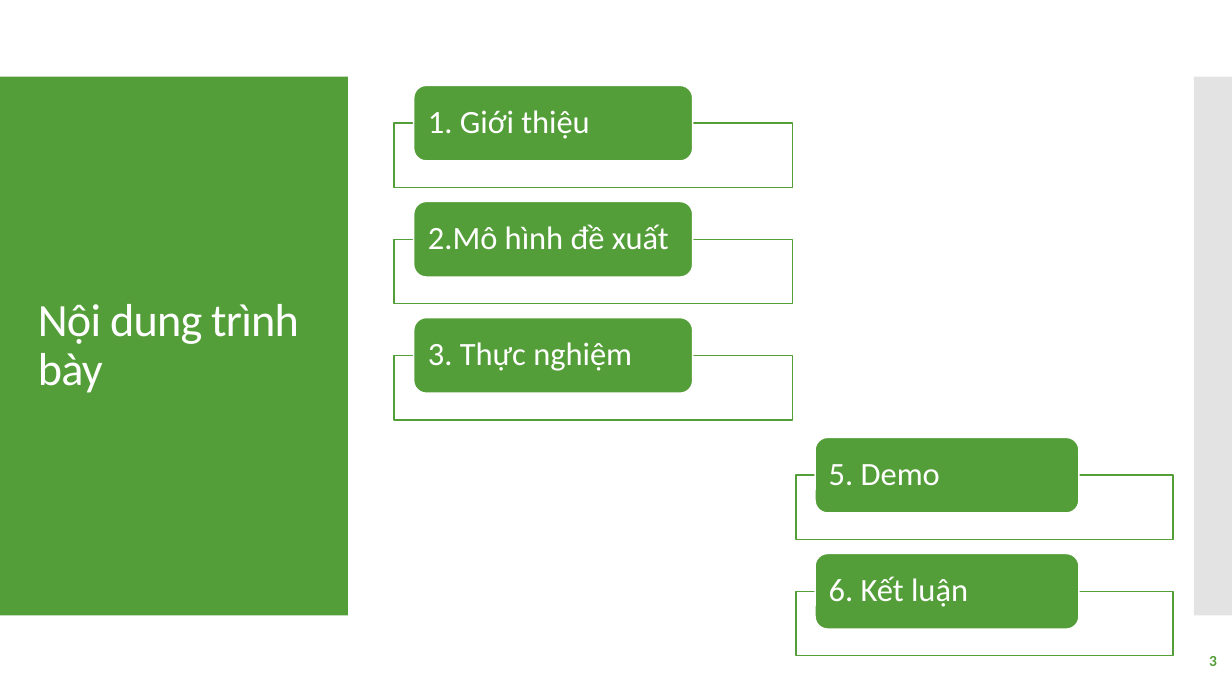
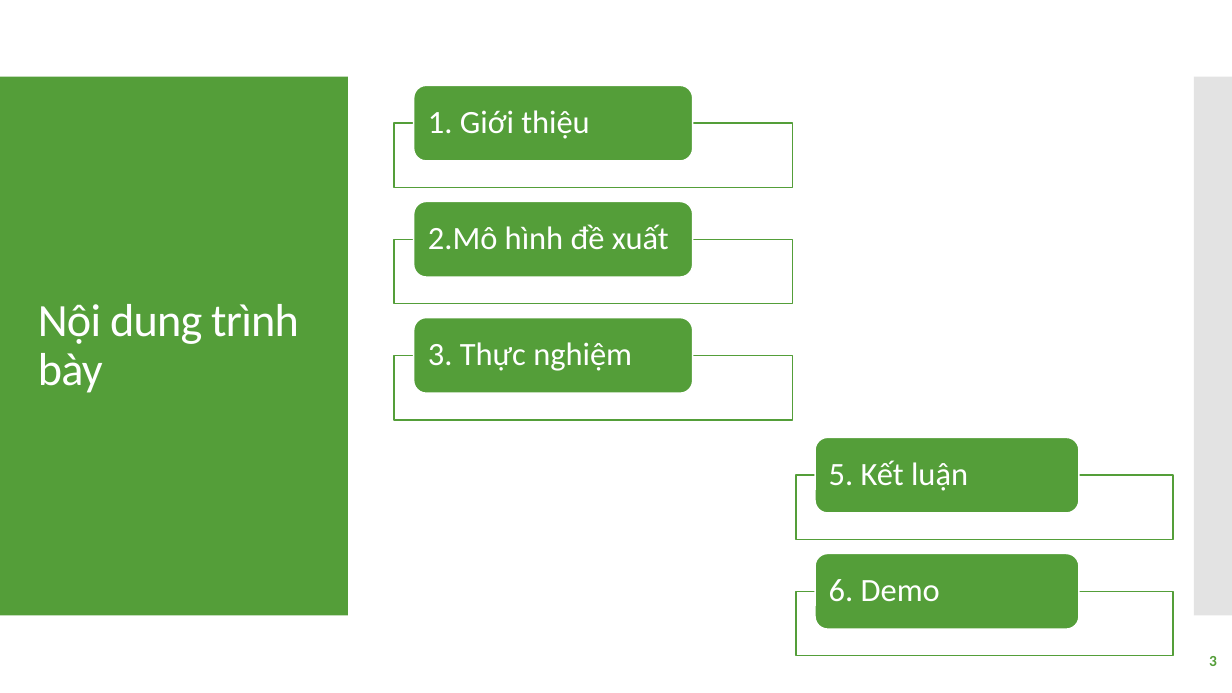
Before and after one commit to hoangtuyenblogger/Collaborative-filtering, a slide deck: slide 3 of Báo cáo/thuyết trình báo cáo.pptx. Drawn at 1232x693 pixels with LibreOffice and Linux fonts; fonts in the diff are those of the drawing. Boxes give left, top, right and bottom in pixels: in the first picture for what was removed or moved away, otherwise in the second. Text is boxed around its words. In the diff, an @@ line names an element or a change of style, - is before the commit and + after.

Commit message:
update 30/03/2022

```diff
--- a/Báo cáo/thuyết trình báo cáo.pptx
+++ b/Báo cáo/thuyết trình báo cáo.pptx
@@ text at box(829, 460, 968, 491): text changed @@
-5. Demo
+5. Kết luận
@@ text at box(829, 579, 940, 601): text changed @@
-6. Kết luận
+6. Demo
```
Also in this commit, not shown: 1 other slide changed, 5 slides added.
